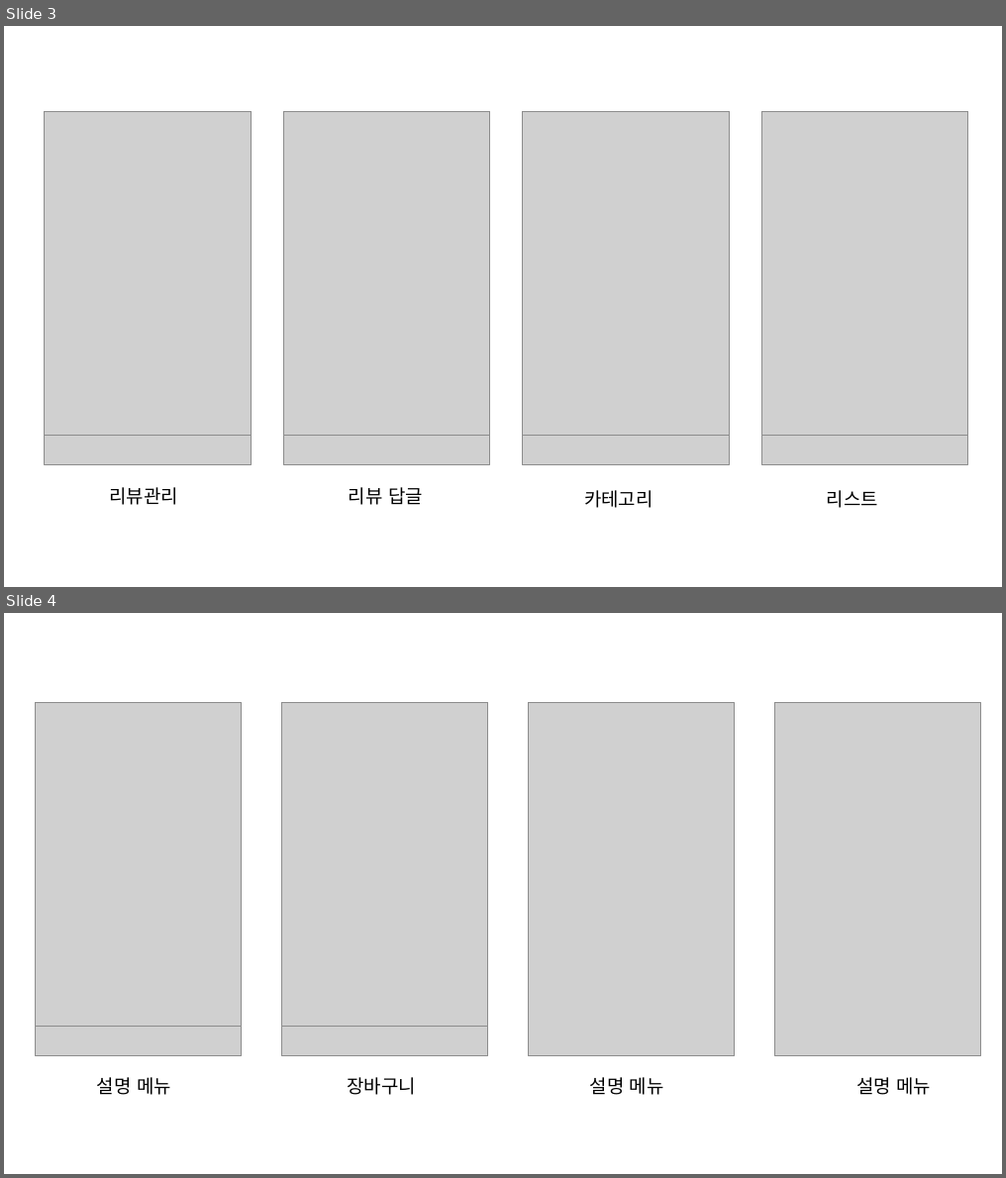
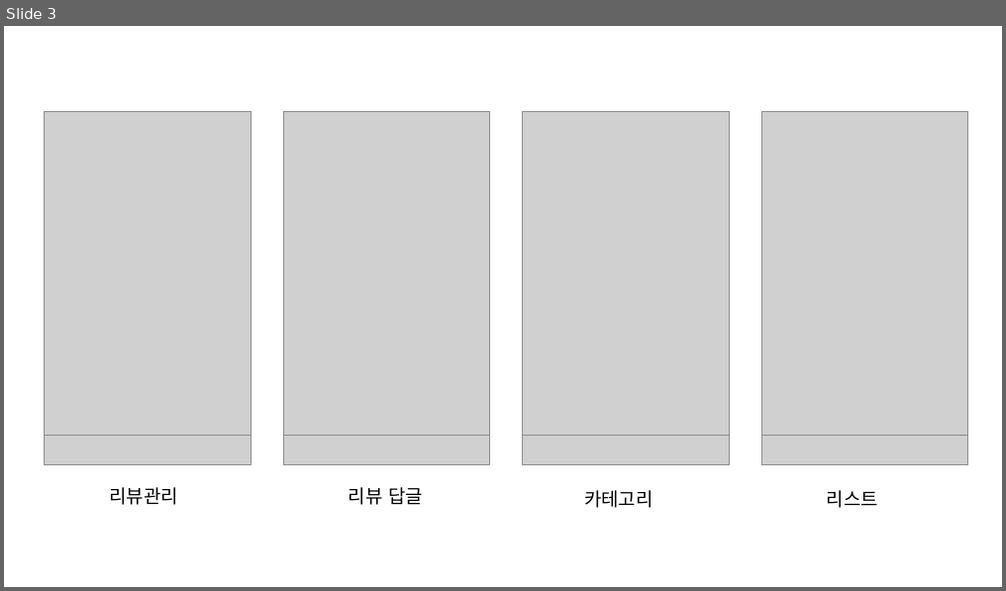
Before and after one commit to duckgus/repository, a slide deck: 요구명세서 그림.pptx. Shown one above the other, each under a label of ours: slides 3 and 4 before the commit, slide 3 after it. The pictures are 1006x1178 and 1006x591 pixels, drawn with LibreOffice and Linux fonts; fonts in the diff are those of the drawing; grey boxes stand for pictures. Boxes give left, top, right and bottom in pixels: in the first picture for what was removed or moved away, otherwise in the second. Text is boxed around its words. In the diff, an @@ line names an element or a change of style, - is before the commit and + after.

```diff
--- a/요구명세서 그림.pptx
+++ b/요구명세서 그림.pptx
@@ slide 4 removed at [4, 613, 1002, 1174], background #FFFFFF @@
@@ picture removed at [36, 703, 242, 1057] @@
@@ picture removed at [36, 703, 242, 1027] @@
@@ picture removed at [282, 703, 488, 1057] @@
@@ picture removed at [282, 703, 488, 1027] @@
@@ picture removed at [528, 703, 735, 1057] @@
@@ picture removed at [775, 703, 982, 1057] @@
@@ text removed at [97, 1077, 171, 1095] @@
-설명 메뉴
@@ text removed at [347, 1077, 416, 1095] @@
-장바구니
@@ text removed at [590, 1077, 664, 1095] @@
-설명 메뉴
@@ text removed at [856, 1077, 931, 1095] @@
-설명 메뉴
```
Also in this commit, not shown: 2 slides added, 1 other file.
